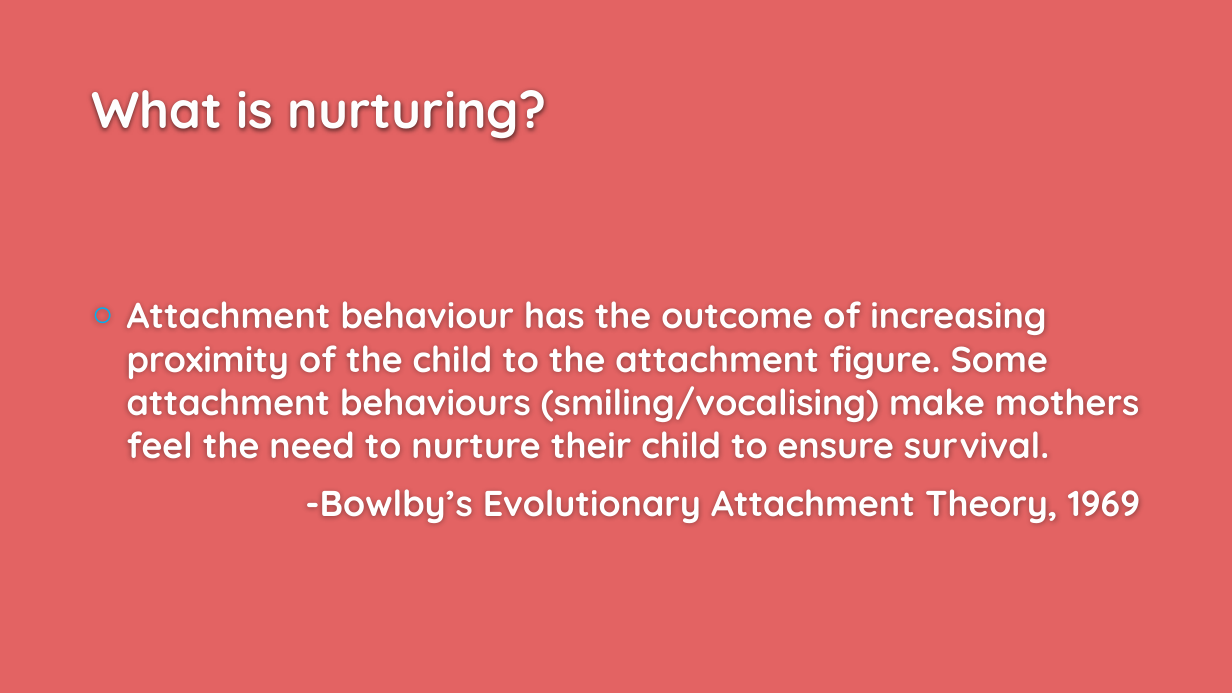
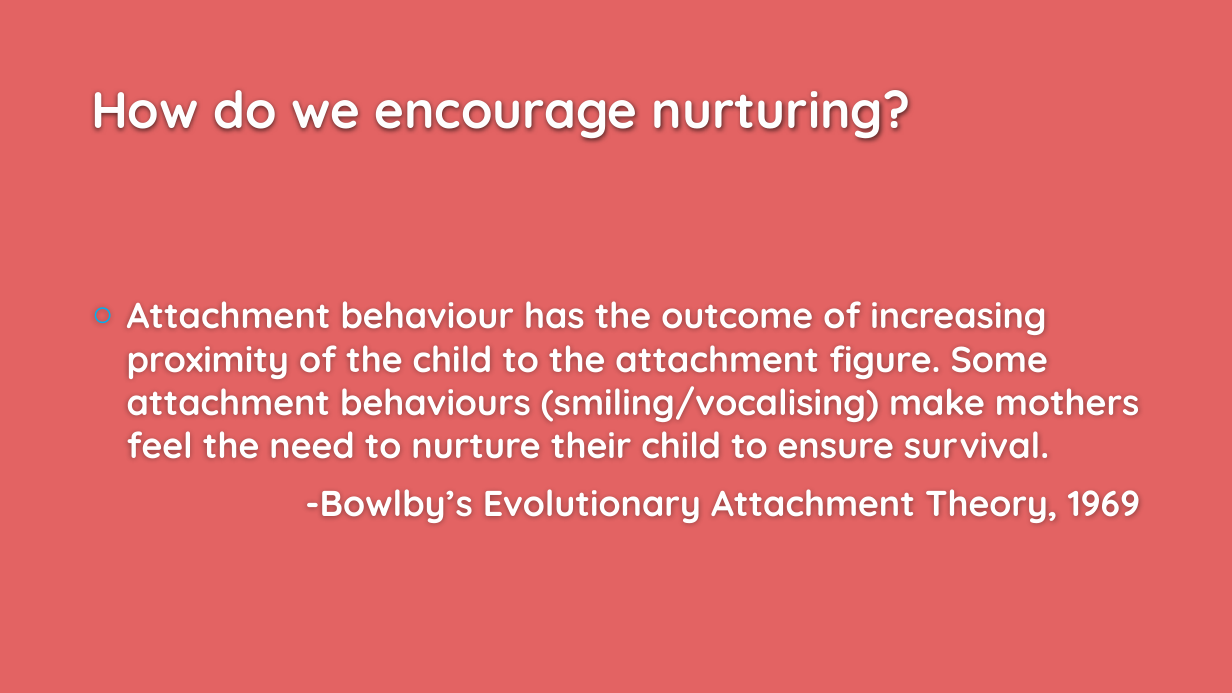
Before and after one commit to UoSGroupProjects1819/game-project-group-2, a slide deck: slide 7 of Presentations/presentation_02.pptx (slide 6 before the commit). Drawn at 1232x693 pixels with LibreOffice and Linux fonts; fonts in the diff are those of the drawing; background and template pictures are left out. Boxes give left, top, right and bottom in pixels: in the first picture for what was removed or moved away, otherwise in the second. Text is boxed around its words. In the diff, an @@ line names an element or a change of style, - is before the commit and + after.

```diff
--- a/Presentations/presentation_02.pptx
+++ b/Presentations/presentation_02.pptx
@@ title at box(91, 90, 910, 142): text changed @@
-What is nurturing?
+How do we encourage nurturing?
```
Also in this commit, not shown: 3 other slides changed, 3 slides added, 1 slide removed, 2 other files.
